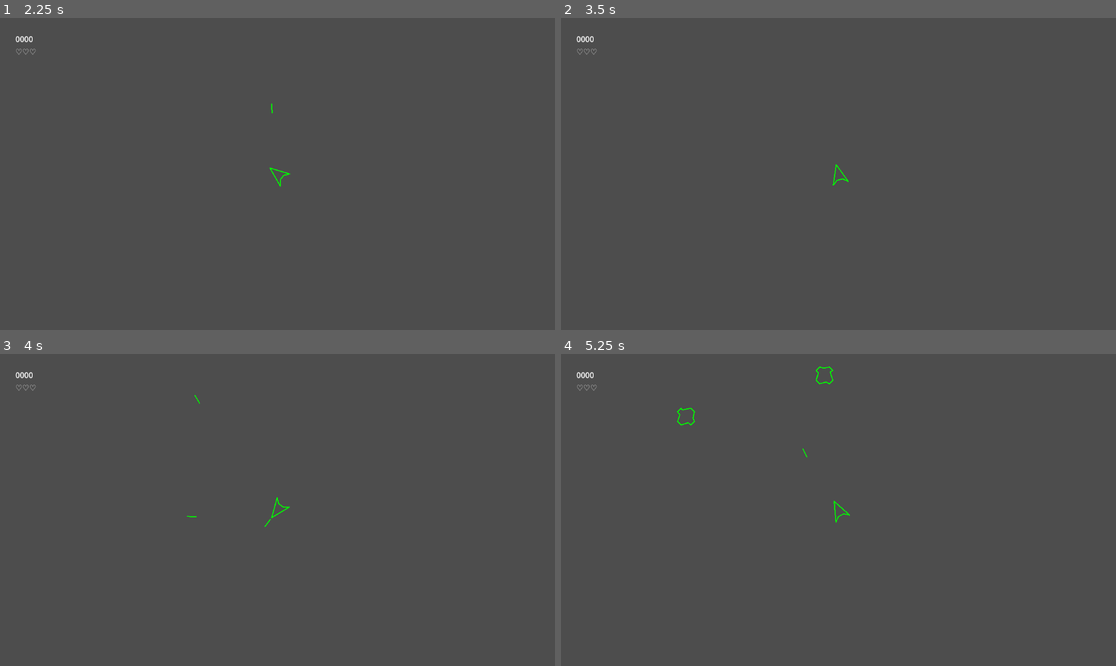
Above: before the commit, frames 1-4 (two rows, left to right).
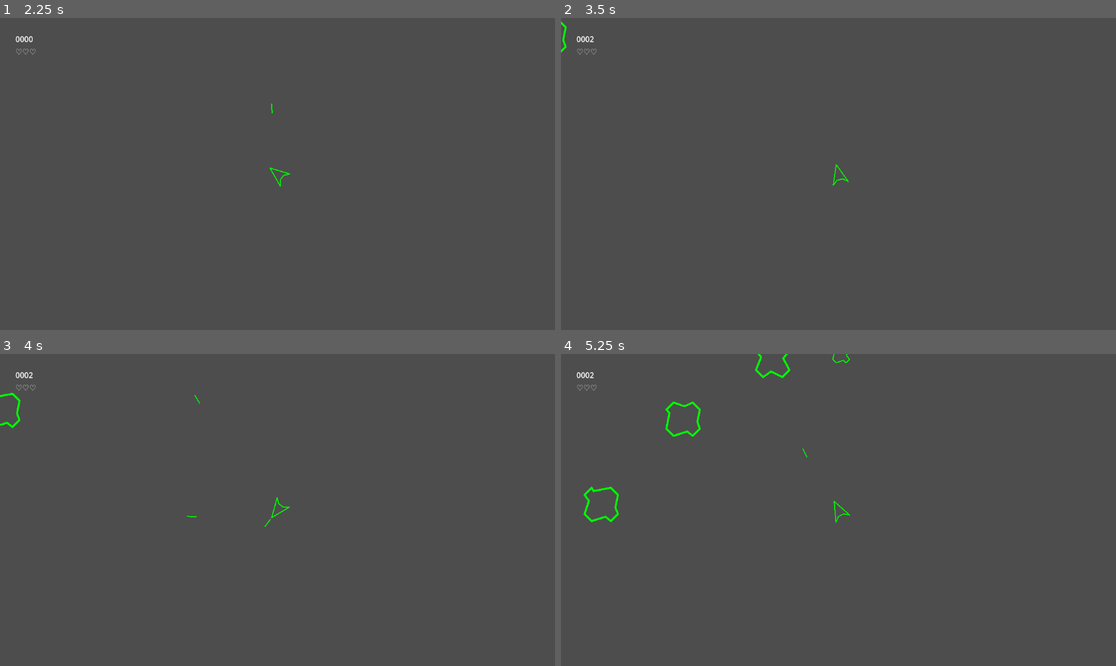
Above: after the commit, the same moments.

Repository: JakeDEsposito/godot-asteroids
Game: Godot game, scene res://scenes/game/game.tscn
The game is run twice, just before and just after one commit, with the same random seed, the same clock (stepped at 60 frames per second) and the same inputs. The project has no main scene, so this scene is started directly. Sound files missing from this copy of the repository are replaced by a short silence.
Inputs:
- Up to frame 1 (2.25 s): tap Enter at 0.5, 2 s; hold Space (shoot) 0.53-1.28 s; hold W (forward) 0.53-2.03 s; tap Space (shoot) at 1.35 s; hold A (left) from 2.03 s (still down); hold Space (shoot) from 2.03 s (still down)
- Up to frame 2 (3.5 s): keep holding A (left); release Space (shoot) at 2.78 s; tap Space (shoot) at 2.85 s
- Up to frame 3 (4 s): keep holding A (left); hold Space (shoot) from 3.53 s (still down)
- Up to frame 4 (5.25 s): release A (left) at 4.28 s; release Space (shoot) at 4.28 s; hold D (right) 4.28-5.03 s; tap Space (shoot) at 4.35 s; hold W (forward) from 5.03 s (still down); hold Space (shoot) from 5.03 s (still down)

Frame 1 is identical in both runs. In frame 2, less than 0.1% of the frame differs, in the area x 0-6%, y 1-12%; in frame 3, 0.1%; in frame 4, 0.6%, in the area x 4-53%, y 0-54%.

Commit message:
Removed unnecessary code

Diff:
--- a/scenes/game/game.gd
+++ b/scenes/game/game.gd
@@ -32,7 +32,6 @@
 
 func spawn_asteroid() -> void:
 	var asteroid: RigidBody2D = asteroid_scene.instantiate()
-	asteroid.size = randi_range(1, MAX_ASTEROID_SIZE)
 
 	# Distance away from player
 	var spawn_distance = randf_range(ASTEROIDS_SPAWN_DISTANCE_FROM_PLAYER_LOWER, ASTEROIDS_SPAWN_DISTANCE_FROM_PLAYER_UPPER)
